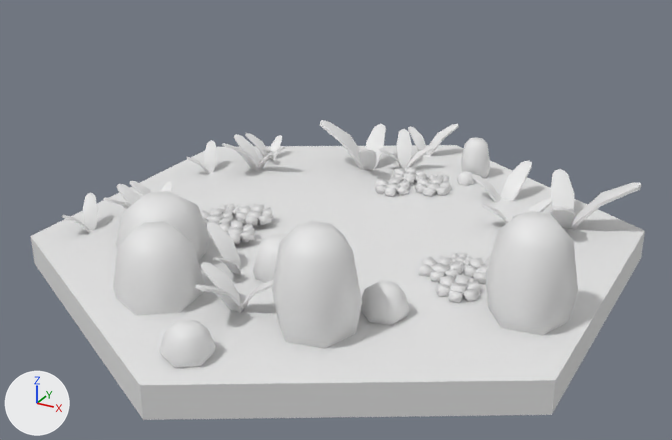
The FBX model Assets/Art/Game/Fbx/Spring_grass.fbx: old version first, new version second.
Before and after are seen from a 50 mm lens placed at (1.321, -2.428, 1.359), pointed at (0.033, -0.085, 0.187). Lighting does not change. The marker at lower left points along +X, +Y and +Z. Materials are left out; every surface is plain grey. Where no turn or scale is listed for an object, it has been applied to the vertices.

Names of what the first picture shows: 'Spring_grass'.
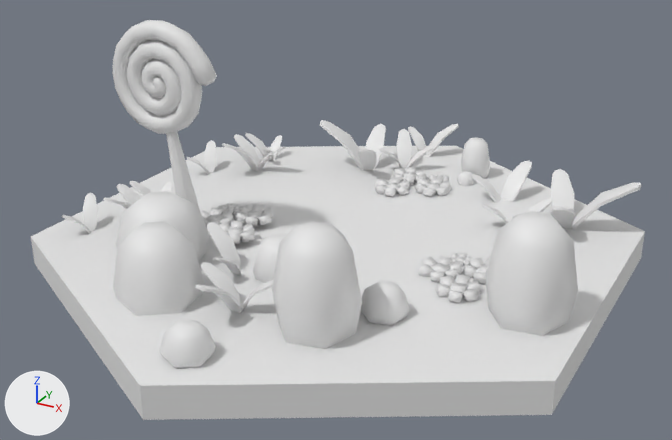
Where the change shows, as pixel boxes [x1, y1, x2, y2] in the pictures (672 x 440 px):
'Spring_grass', reshaped (33% taller): before [31, 120, 645, 420]; after [31, 20, 645, 420]
part 1 of me_spring_grass, added: after [112, 20, 217, 134]
part 2 of me_spring_grass, added: after [164, 115, 200, 210]

Diff of the bpy script that builds the scene:
```diff
--- a/Assets/Art/Game/Fbx/Spring_grass.fbx.py
+++ b/Assets/Art/Game/Fbx/Spring_grass.fbx.py
@@ me_spring_grass @@
 # used by ob_spring_grass; location = (0.0, 0.0, 0.0)
-me_spring_grass.from_pydata(...)  # 2154 vertices, 1890 faces; spans x -0.87..0.87, y -1.0..1.0, z 0.0..0.39
+me_spring_grass.from_pydata(...)  # 2628 vertices, 2365 faces; spans x -0.87..0.87, y -1.0..1.0, z 0.0..0.79
+# me_spring_grass part 1: a new loose piece of 458 vertices spanning x -0.67..-0.29, y -0.28..-0.21, z 0.44..0.79
+# me_spring_grass part 2: a new loose piece of 16 vertices spanning x -0.49..-0.34, y -0.29..-0.2, z 0.01..0.53
```
